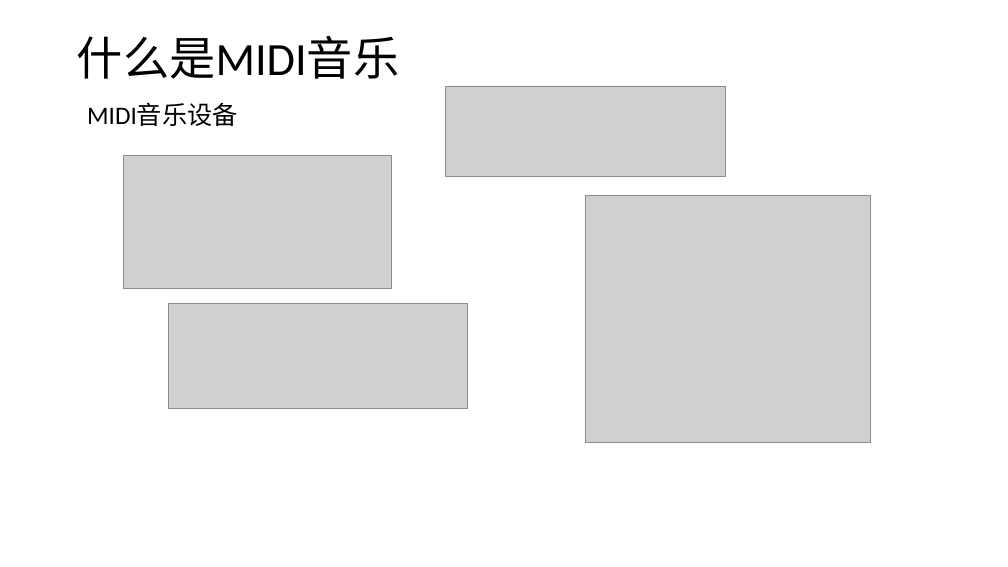
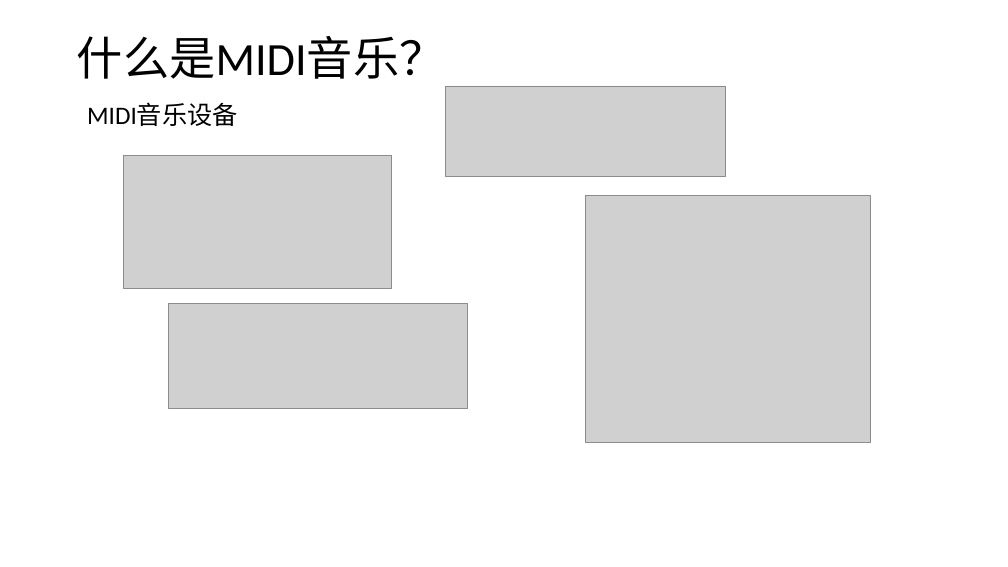
Before and after one commit to huntercao/shared_files, a slide deck: slide 4 of midi/docs/ppt/midi_introduction.pptx. Drawn at 1008x567 pixels with LibreOffice and Linux fonts; fonts in the diff are those of the drawing; grey boxes stand for pictures; background and template pictures are left out. Boxes give left, top, right and bottom in pixels: in the first picture for what was removed or moved away, otherwise in the second. Text is boxed around its words. In the diff, an @@ line names an element or a change of style, - is before the commit and + after.

```diff
--- a/midi/docs/ppt/midi_introduction.pptx
+++ b/midi/docs/ppt/midi_introduction.pptx
@@ title at (77, 36, 446, 126): text changed @@
-什么是MIDI音乐
-MIDI音乐设备
+什么是MIDI音乐？
+MIDI音乐设备
```
Also in this commit, not shown: 4 other slides changed, 2 slides added, 2 slides removed, 4 other files.
